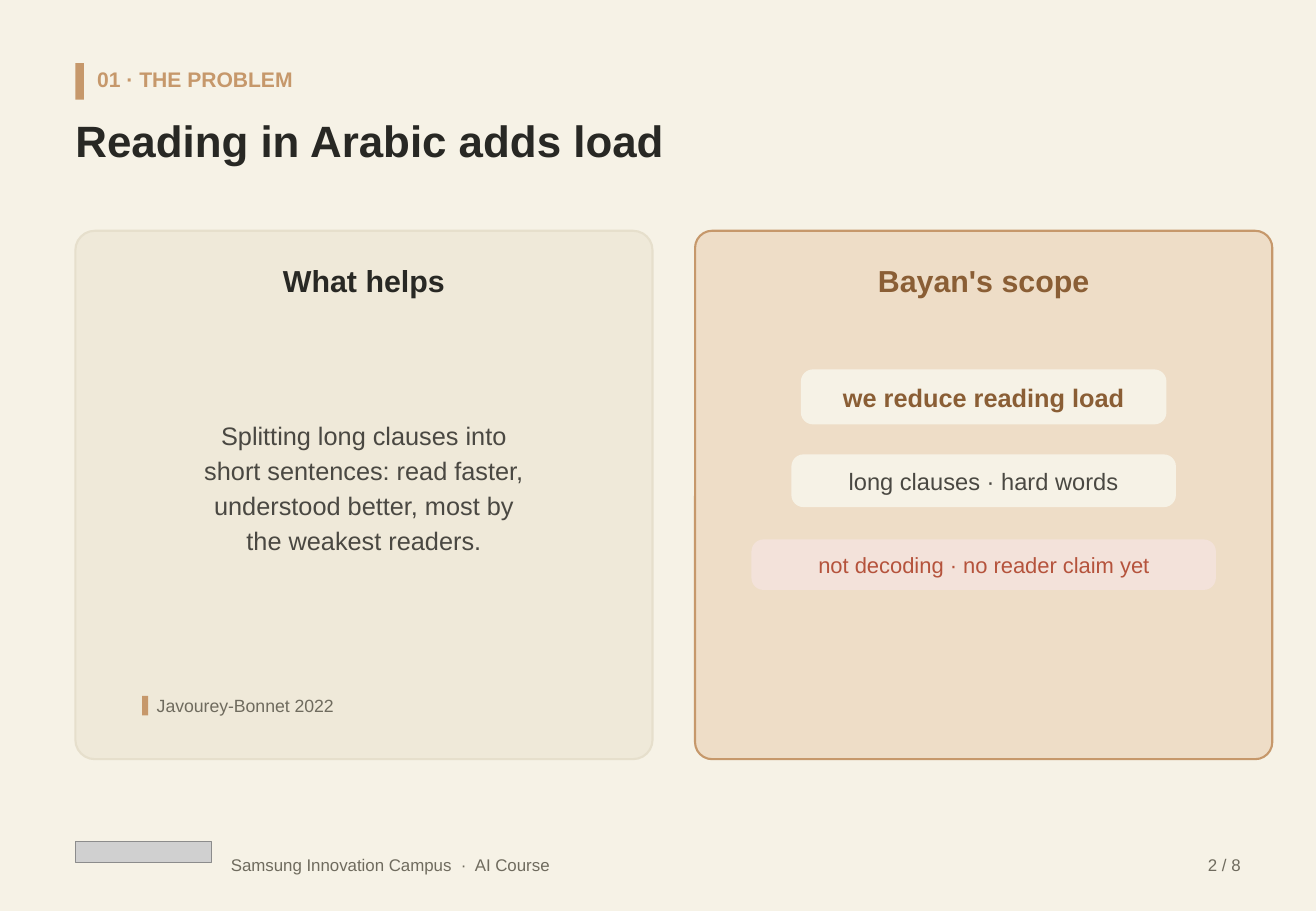
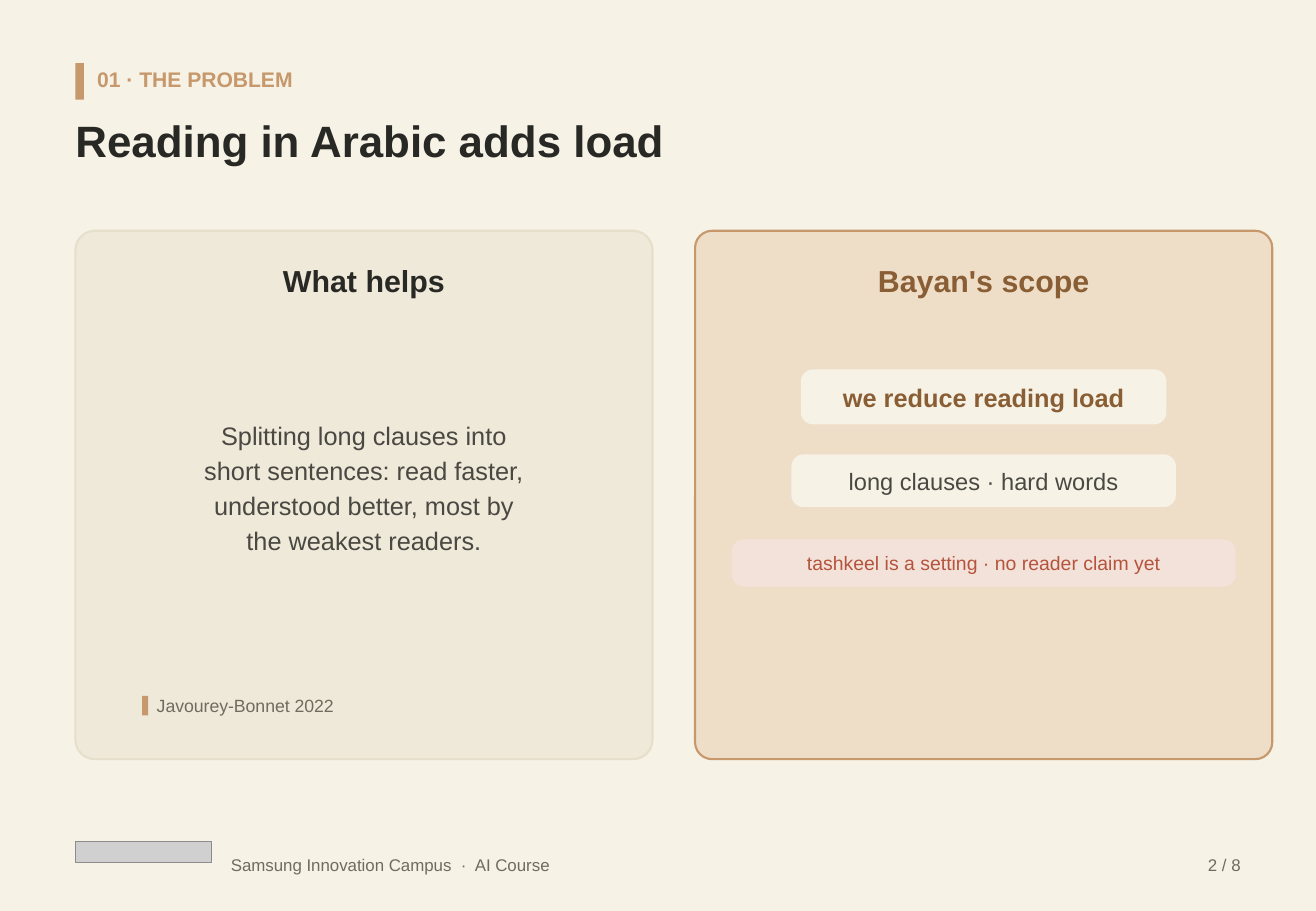
Before and after one commit to Cogni-Libya/Bayan, a slide deck: slide 3 of deliverables/04_presentation/Bayan_Submission.pptx. Drawn at 1316x911 pixels with LibreOffice and Linux fonts; fonts in the diff are those of the drawing; grey boxes stand for pictures. Boxes give left, top, right and bottom in pixels: in the first picture for what was removed or moved away, otherwise in the second. Text is boxed around its words. In the diff, an @@ line names an element or a change of style, - is before the commit and + after.

Commit message:
Both decks: SIC Enabling People closer and report-alignment fixes
Add the template's closing slide to the presenting HTML and the
submission pptx, point the scatter at the report's 82%/5.2, bridge the
as-trained vs shipped scores, and soften the scope chip for tashkeel.

```diff
--- a/deliverables/04_presentation/Bayan_Submission.pptx
+++ b/deliverables/04_presentation/Bayan_Submission.pptx
@@ rounded rectangle "tashkeel is a setting · ...": place and size @@
-rounded rectangle "tashkeel is a setting · ..." at (752,541,1214,589)
+rounded rectangle "tashkeel is a setting · ..." at (733,541,1235,586)
@@ rounded rectangle "tashkeel is a setting · ..." at (733,541,1235,586): proportions changed @@
@@ text in rounded rectangle at (807,556,1160,574): text changed; size 13 to 11.5 pt @@
-not decoding · no reader claim yet
+tashkeel is a setting · no reader claim yet
```
Also in this commit, not shown: 3 other slides changed, 1 slide added, 10 other files.
